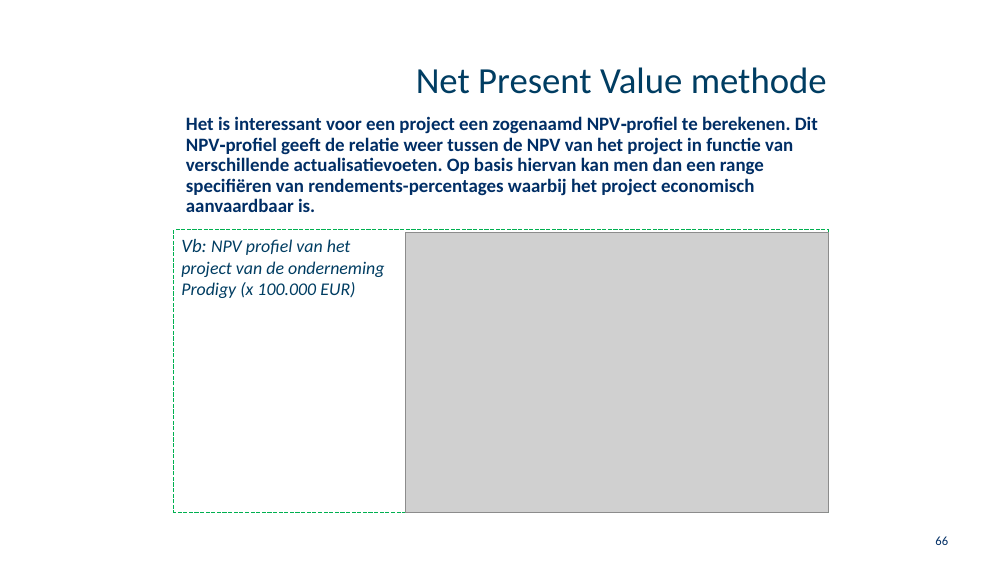
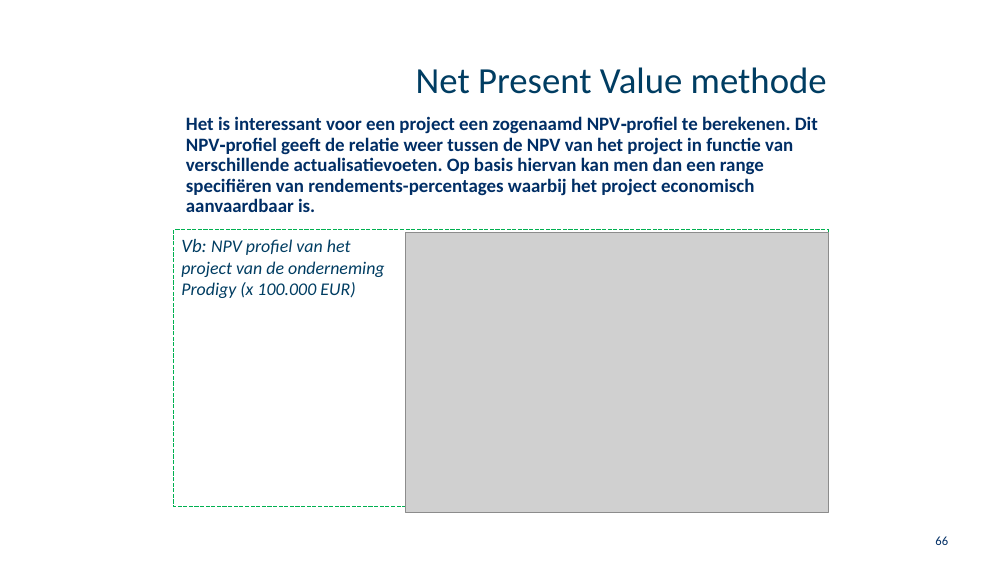
Before and after one commit to JasonLiu1229/University-Vault, a slide deck: slide 66 of School 2024-2025/FJ/Hoofdstuk 9 (2024 ).pptx. Drawn at 1008x567 pixels with LibreOffice and Linux fonts; fonts in the diff are those of the drawing; grey boxes stand for pictures; background and template pictures are left out. Boxes give left, top, right and bottom in pixels: in the first picture for what was removed or moved away, otherwise in the second. Text is boxed around its words. In the diff, an @@ line names an element or a change of style, - is before the commit and + after.

```diff
--- a/School 2024-2025/FJ/Hoofdstuk 9 (2024 ).pptx
+++ b/School 2024-2025/FJ/Hoofdstuk 9 (2024 ).pptx
@@ rectangle "Vb: NPV profiel van het ...": place and size @@
-rectangle "Vb: NPV profiel van het ..." at <box>174,230,829,513</box>
+rectangle "Vb: NPV profiel van het ..." at <box>174,230,829,507</box>
@@ rectangle "Vb: NPV profiel van het ..." at <box>174,230,829,507</box>: outline #00B050 0.75 pt dashed to #00B050 0 pt dashed @@
```
Also in this commit, not shown: 77 other slides changed.
